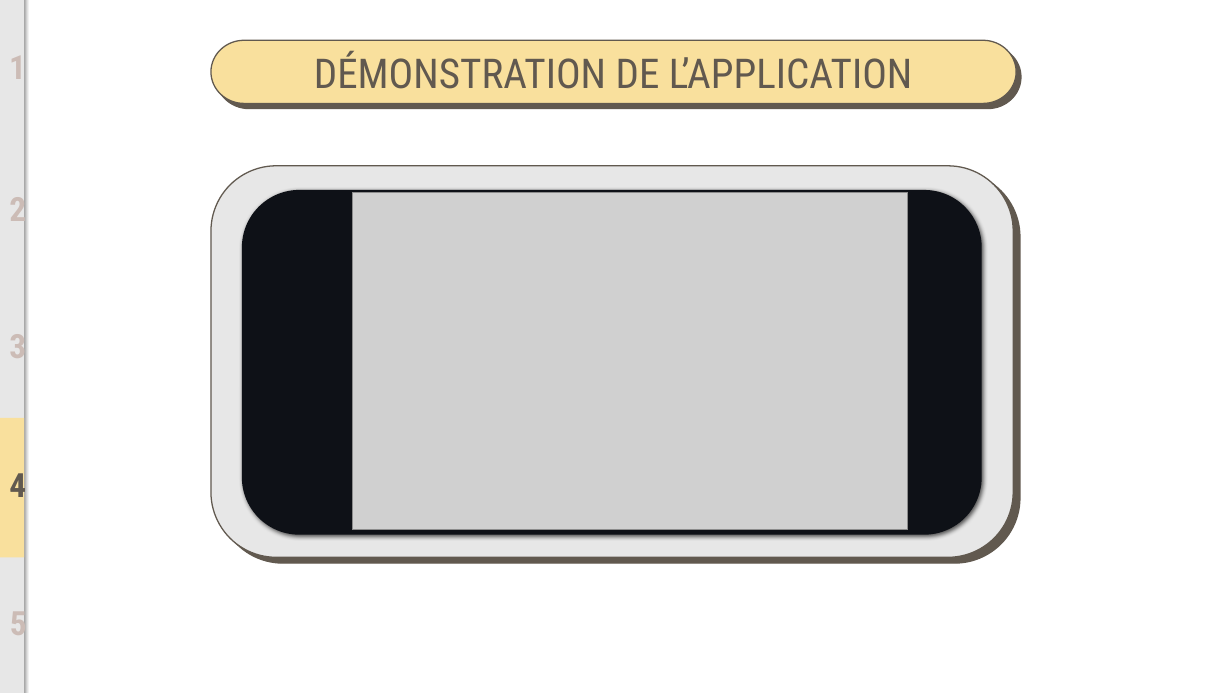
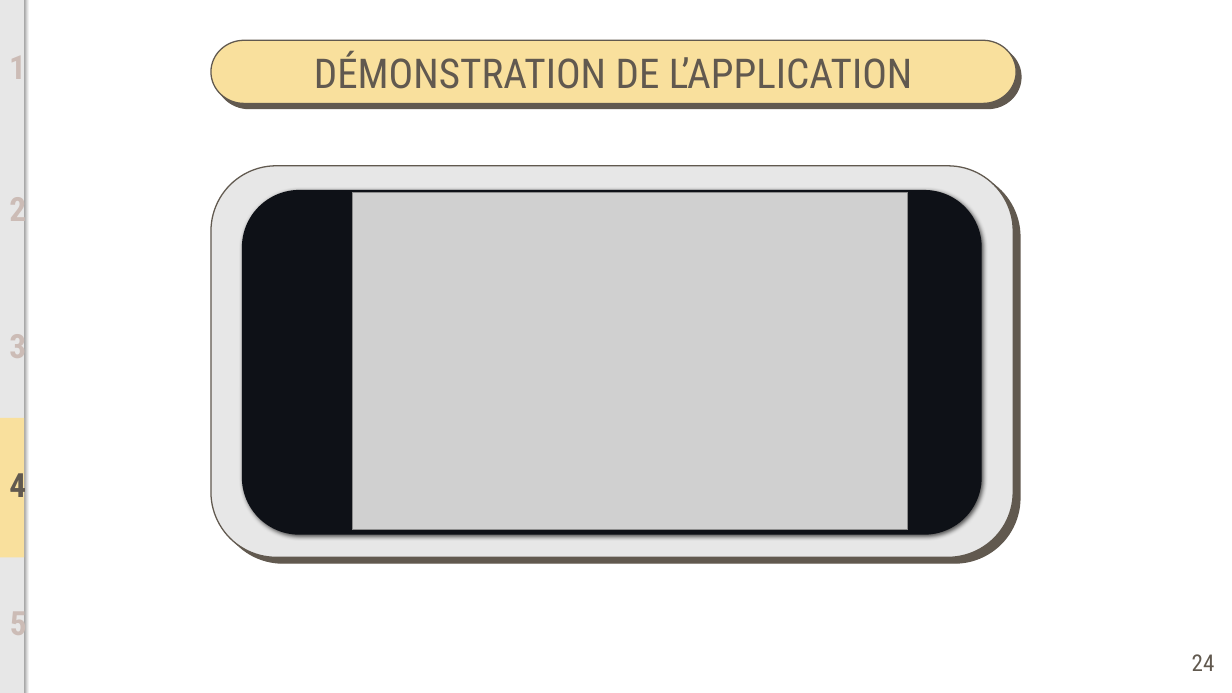
Before and after one commit to BiGHeaDMaX/Identifier-Races-Chiens-avec-TensorFlow, a slide deck: slide 24 of 05 - Présentation.pptx. Drawn at 1232x693 pixels with LibreOffice and Linux fonts; fonts in the diff are those of the drawing; grey boxes stand for pictures. Boxes give left, top, right and bottom in pixels: in the first picture for what was removed or moved away, otherwise in the second. Text is boxed around its words. In the diff, an @@ line names an element or a change of style, - is before the commit and + after.

```diff
--- a/05 - Présentation.pptx
+++ b/05 - Présentation.pptx
@@ page number added at [1192,654,1215,671], 18 pt, text #61594F @@
+24
```
Also in this commit, not shown: 20 other slides changed.
